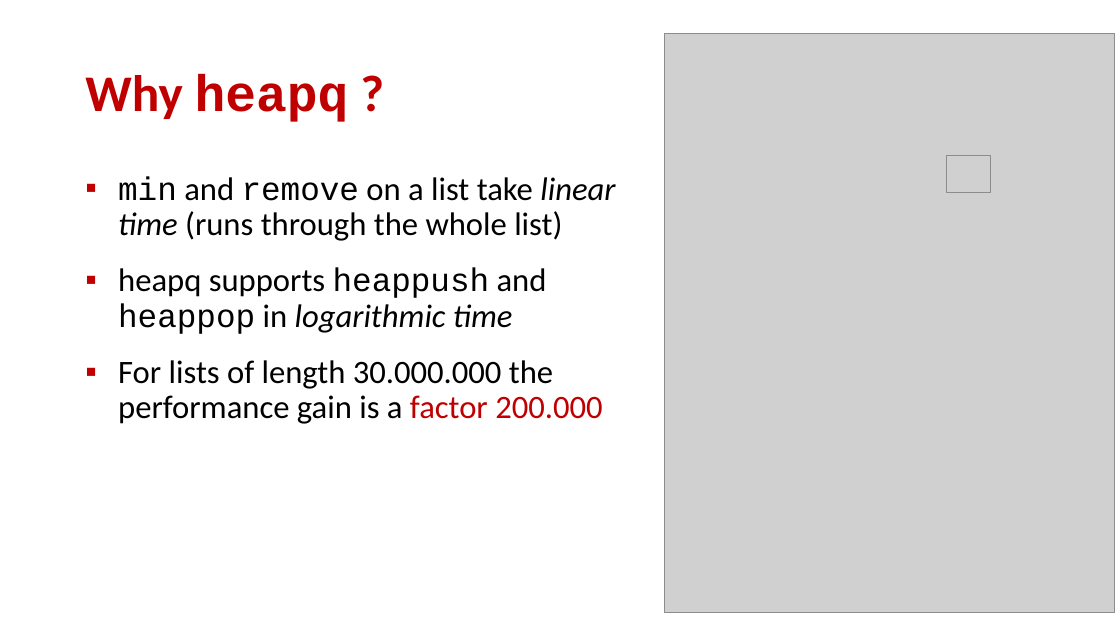
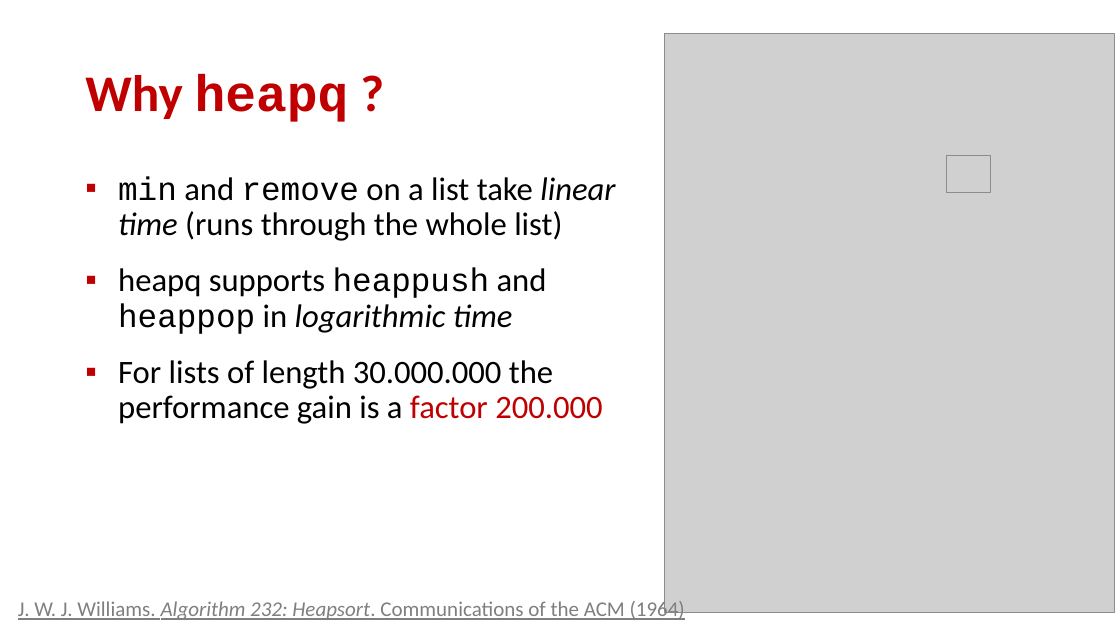
Before and after one commit to gsbrodal/gsbrodal.github.io, a slide deck: slide 20 of ipsa/slides/modules.pptx. Drawn at 1120x630 pixels with LibreOffice and Linux fonts; fonts in the diff are those of the drawing; grey boxes stand for pictures. Boxes give left, top, right and bottom in pixels: in the first picture for what was removed or moved away, otherwise in the second. Text is boxed around its words. In the diff, an @@ line names an element or a change of style, - is before the commit and + after.

```diff
--- a/ipsa/slides/modules.pptx
+++ b/ipsa/slides/modules.pptx
@@ text added at [18, 599, 685, 620], 18 pt, text #7F7F7F, underline @@
+J. W. J. Williams. Algorithm 232: Heapsort. Communications of the ACM (1964)
```
Also in this commit, not shown: 4 other slides changed, 3 other files.
